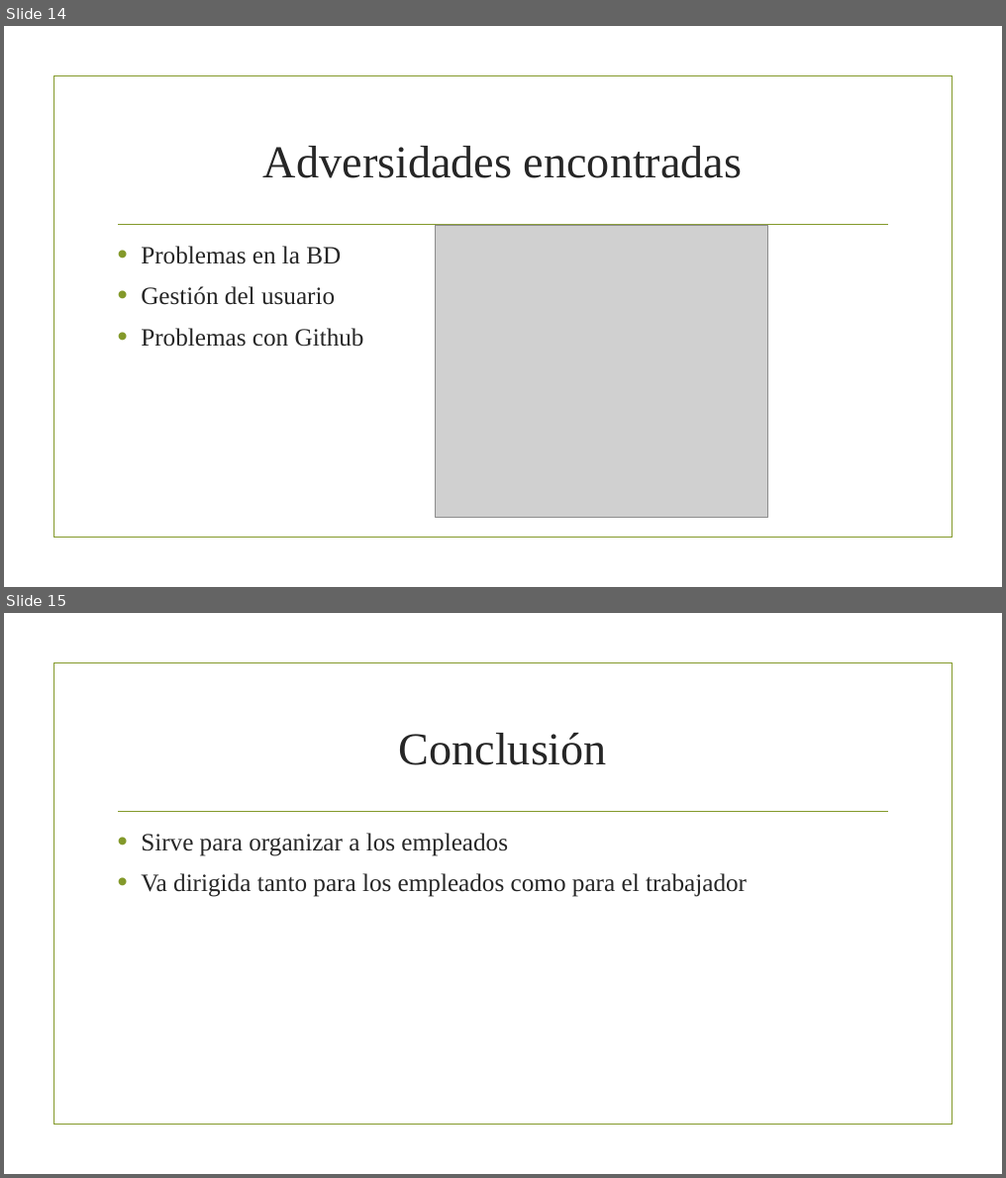
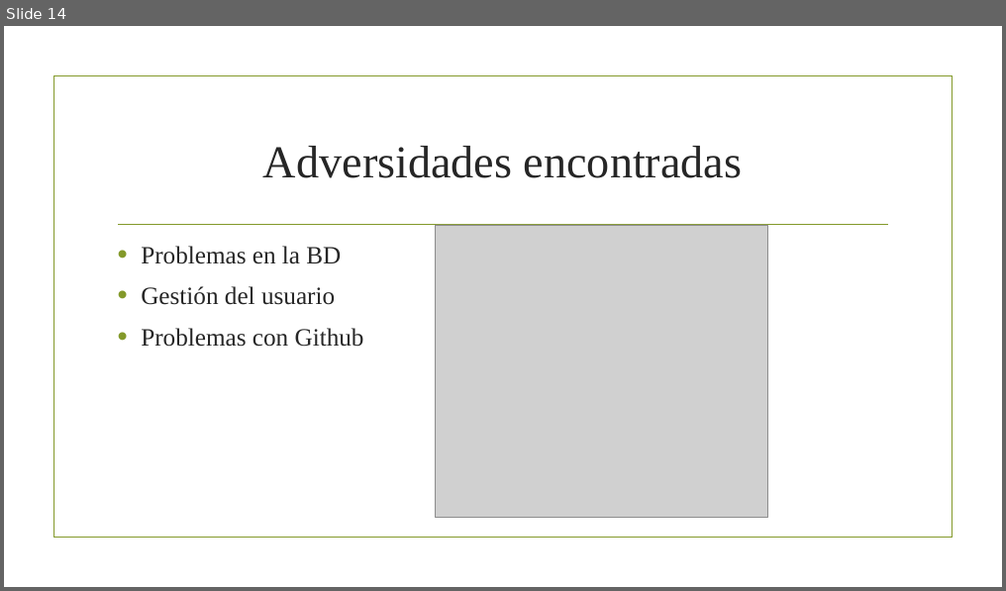
Before and after one commit to HectorSanchezLuque/PIdam2122verde, a slide deck: doc/worktab.pptx. Shown one above the other, each under a label of ours: slides 14 and 15 before the commit, slide 14 after it. The pictures are 1006x1178 and 1006x591 pixels, drawn with LibreOffice and Linux fonts; fonts in the diff are those of the drawing; grey boxes stand for pictures; background and template pictures are left out. Boxes give left, top, right and bottom in pixels: in the first picture for what was removed or moved away, otherwise in the second. Text is boxed around its words. In the diff, an @@ line names an element or a change of style, - is before the commit and + after.

```diff
--- a/doc/worktab.pptx
+++ b/doc/worktab.pptx
@@ slide 15 removed at (4,613,1002,1174), background picture (left out); not listed: 2 template elements that a slide beside it also shows @@
@@ title removed at (399,733,607,765) @@
-Conclusión
@@ text removed at (141,833,746,897) @@
-• Sirve para organizar a los empleados
-• Va dirigida tanto para los empleados como para el trabajador
```
Also in this commit, not shown: 10 slides changed, 1 slide added.
